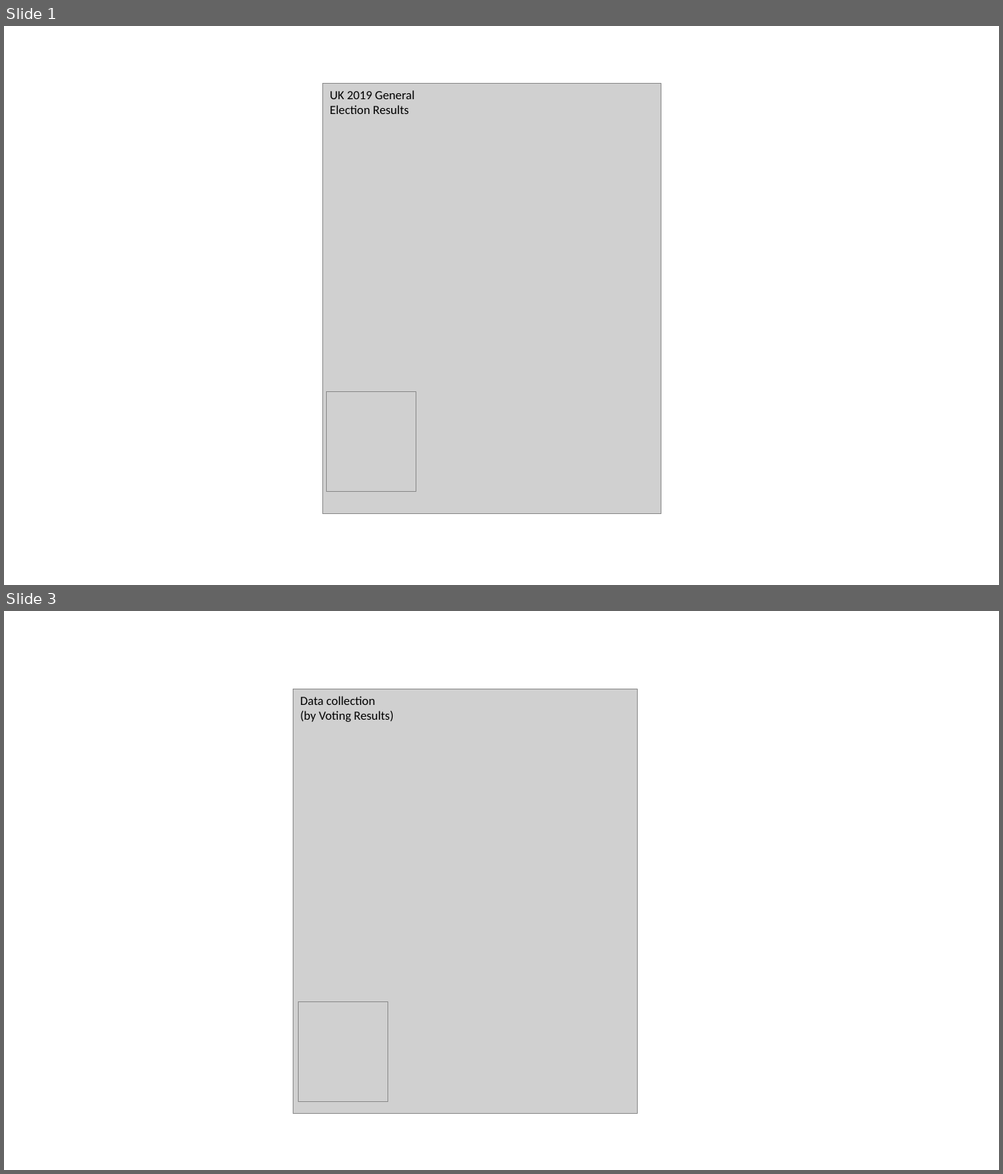
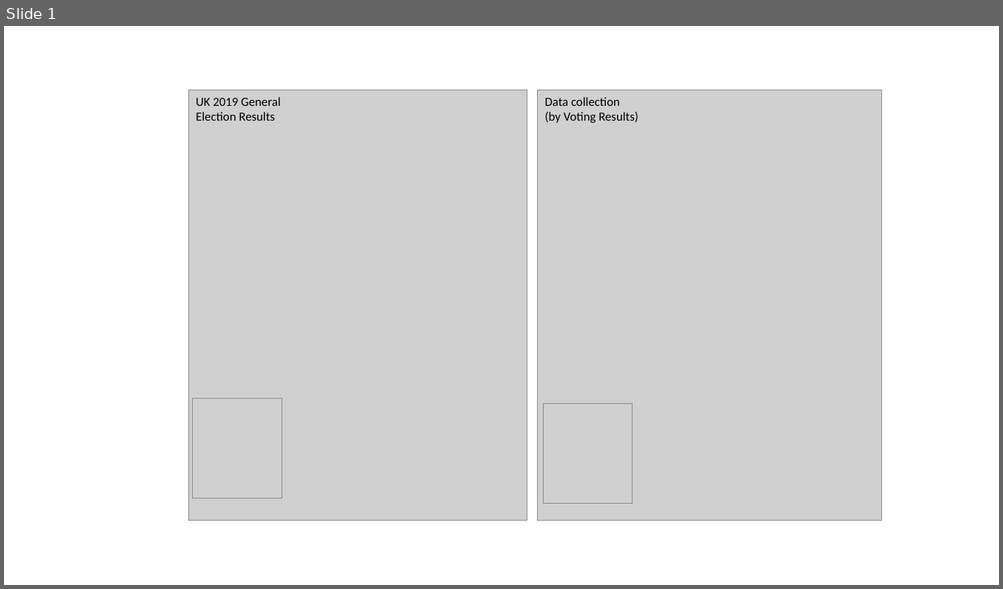
Before and after one commit to MAnalytics/Sentiment-analysis, a slide deck: figures/ppt.pptx. Shown one above the other, each under a label of ours: slides 1 and 3 before the commit, slide 1 after it; the slides between them are not shown. The pictures are 1003x1174 and 1003x589 pixels, drawn with LibreOffice and Linux fonts; fonts in the diff are those of the drawing; grey boxes stand for pictures. Boxes give left, top, right and bottom in pixels: in the first picture for what was removed or moved away, otherwise in the second. Text is boxed around its words. In the diff, an @@ line names an element or a change of style, - is before the commit and + after.

```diff
--- a/figures/ppt.pptx
+++ b/figures/ppt.pptx
@@ slide 3 removed at box(4, 611, 999, 1170), background #FFFFFF @@
@@ picture removed at box(293, 689, 637, 1115) @@
@@ text removed at box(300, 696, 394, 722) @@
-Data collection (by Voting Results)
@@ picture removed at box(299, 1002, 387, 1102) @@
@@ slide 1 changed as well @@
@@ 2 pictures, 1 text: place and size @@
-2 pictures, 1 text at box(323, 84, 661, 514)
+2 pictures, 1 text at box(188, 90, 527, 520)
@@ picture added at box(538, 90, 882, 520) @@
@@ text added at box(545, 97, 638, 123), 12 pt, text #000000 @@
+Data collection (by Voting Results)
@@ picture added at box(543, 403, 632, 503) @@
```
Also in this commit, not shown: 1 other slide changed, 1 slide added, 19 other files.
